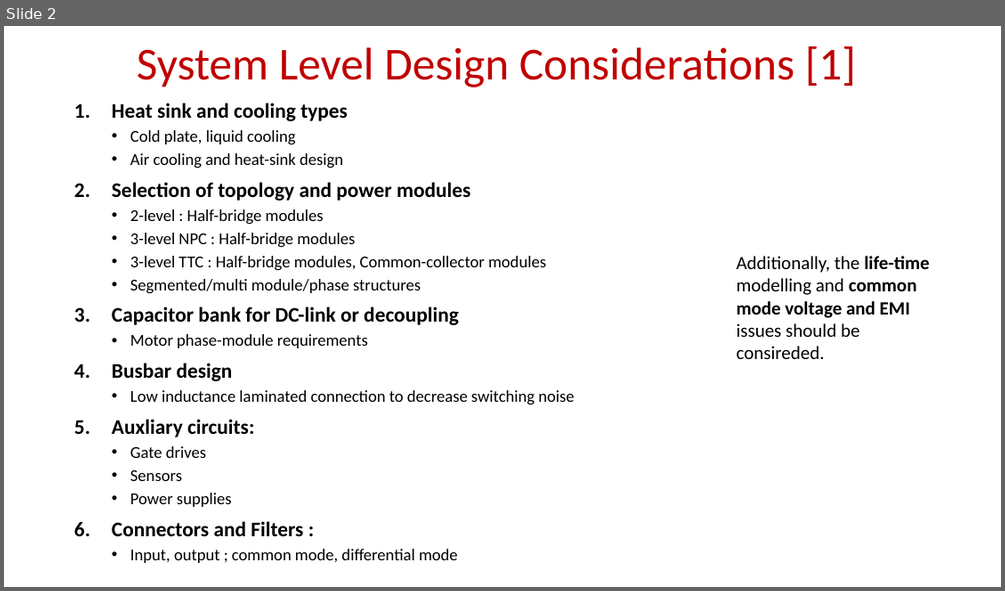
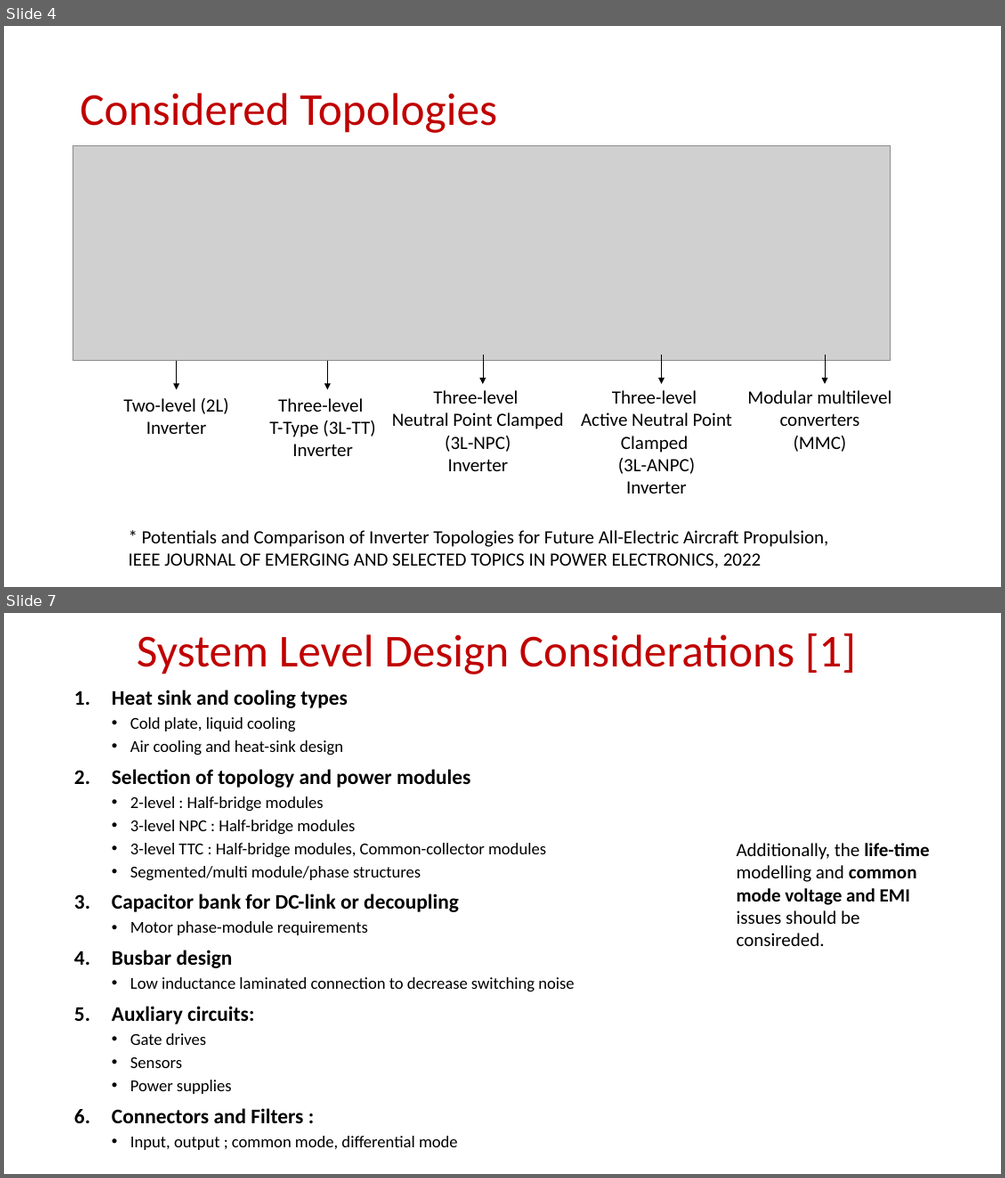
Before and after one commit to EnesAyaz/KTH, a slide deck: Weekly-Reports/ComparitiveAnalyisi.pptx. Shown one above the other, each under a label of ours: slide 2 before the commit, slides 4 and 7 after it; the slides between them are not shown. The pictures are 1005x591 and 1005x1178 pixels, drawn with LibreOffice and Linux fonts; fonts in the diff are those of the drawing; grey boxes stand for pictures. Boxes give left, top, right and bottom in pixels: in the first picture for what was removed or moved away, otherwise in the second. Text is boxed around its words. In the diff, an @@ line names an element or a change of style, - is before the commit and + after.

```diff
--- a/Weekly-Reports/ComparitiveAnalyisi.pptx
+++ b/Weekly-Reports/ComparitiveAnalyisi.pptx
@@ slide 4 added at <box>4,26,1001,587</box>, background #FFFFFF @@
@@ title added at <box>80,93,497,133</box>, 44 pt, text #C00000 @@
+Considered Topologies
@@ picture added at <box>73,145,890,361</box> @@
@@ arrow added from (177, 361) to (177, 389), #000000 0.5 pt @@
@@ arrow added from (328, 361) to (328, 389), #000000 0.5 pt @@
@@ arrow added from (483, 355) to (483, 384), #000000 0.5 pt @@
@@ arrow added from (662, 355) to (662, 384), #000000 0.5 pt @@
@@ arrow added from (825, 355) to (825, 384), #000000 0.5 pt @@
@@ text added at <box>123,398,229,434</box>, 18 pt, text #000000 @@
+Two-level (2L)
+Inverter
@@ text added at <box>269,398,375,456</box>, 18 pt, text #000000 @@
+Three-level
+T-Type (3L-TT)
+Inverter
@@ text added at <box>392,390,563,471</box>, 18 pt, text #000000 @@
+Three-level
+Neutral Point Clamped (3L-NPC)
+Inverter
@@ text added at <box>581,390,732,493</box>, 18 pt, text #000000 @@
+Three-level
+Active Neutral Point Clamped
+(3L-ANPC)
+Inverter
@@ text added at <box>747,390,891,451</box>, 18 pt, text #000000 @@
+Modular multilevel converters
+(MMC)
@@ text added at <box>129,530,828,568</box>, 18 pt, text #000000 @@
+* Potentials and Comparison of Inverter Topologies for Future All-Electric Aircraft Propulsion, IEEE JOURNAL OF EMERGING AND SELECTED TOPICS IN POWER ELECTRONICS, 2022
@@ what was slide 2 is now slide 7 @@
```
Also in this commit, not shown: 1 slide changed, 4 other slides added, 6 other files.
